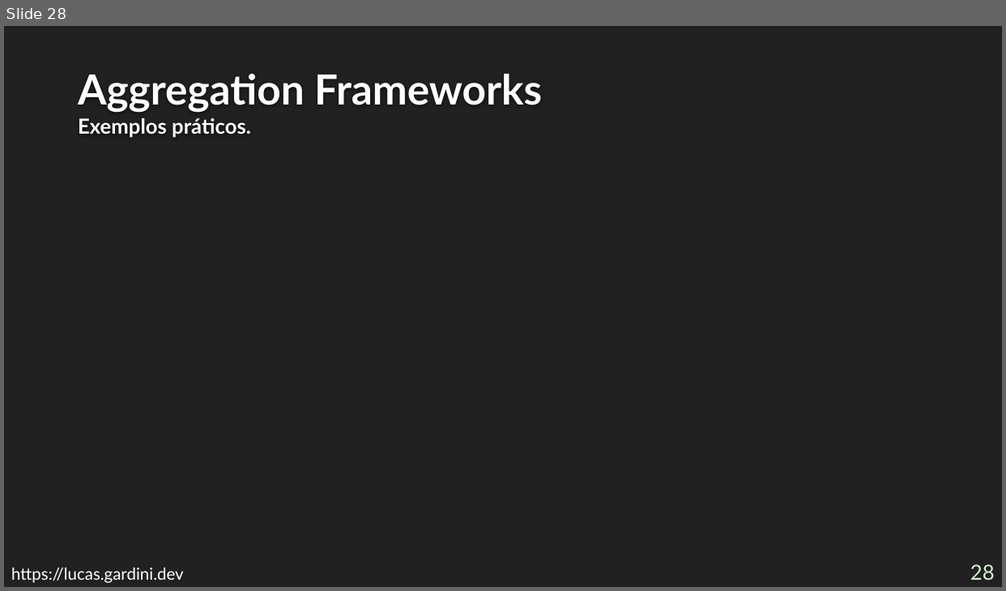
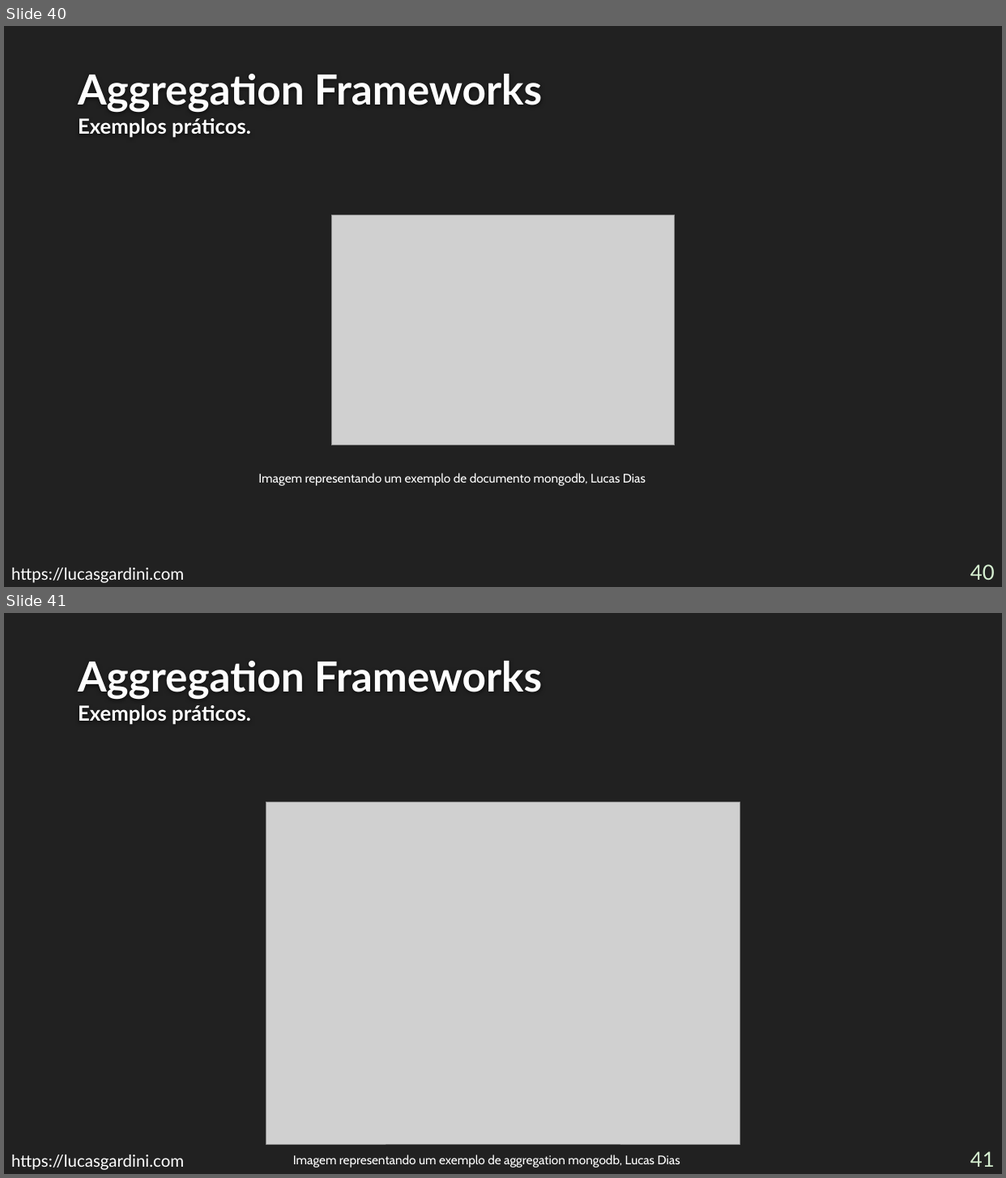
Before and after one commit to Lucas-Gardini/IFSP-ADS-BD2, a slide deck: mongodb/minicurso-mongodb.pptx. Shown one above the other, each under a label of ours: slide 28 before the commit, slides 40 and 41 after it. The pictures are 1006x591 and 1006x1178 pixels, drawn with LibreOffice and Linux fonts; fonts in the diff are those of the drawing; grey boxes stand for pictures; background and template pictures are left out. Boxes give left, top, right and bottom in pixels: in the first picture for what was removed or moved away, otherwise in the second. Text is boxed around its words. In the diff, an @@ line names an element or a change of style, - is before the commit and + after.

```diff
--- a/mongodb/minicurso-mongodb.pptx
+++ b/mongodb/minicurso-mongodb.pptx
@@ slide 41 added at [4,613,1002,1174], background #212121 @@
@@ title added at [78,661,542,725], 40 pt, text #FEFEFE, bold @@
+Aggregation Frameworks
+Exemplos práticos.
@@ picture added at [266,803,740,1144] @@
@@ text added at [11,1155,184,1170], 16 pt, text #FFFFFF @@
+https://lucasgardini.com
@@ text added at [293,1155,680,1168], 12 pt, text #FFFFFF @@
+Imagem representando um exemplo de aggregation mongodb, Lucas Dias
@@ page number added at [970,1152,995,1167], 20 pt, text #D6F0D1 @@
+41
@@ what was slide 28 is now slide 40 @@
@@ slide 40 changed as well @@
@@ picture added at [331,216,674,446] @@
@@ text added at [258,473,646,486], 12 pt, text #FFFFFF @@
+Imagem representando um exemplo de documento mongodb, Lucas Dias
@@ text at [11,568,184,583]: text changed @@
-https://lucas.gardini.dev
+https://lucasgardini.com
@@ page number at [970,565,995,580]: text changed @@
-28
+40
```
Also in this commit, not shown: 31 other slides changed, 18 other slides added, 5 slides removed.
